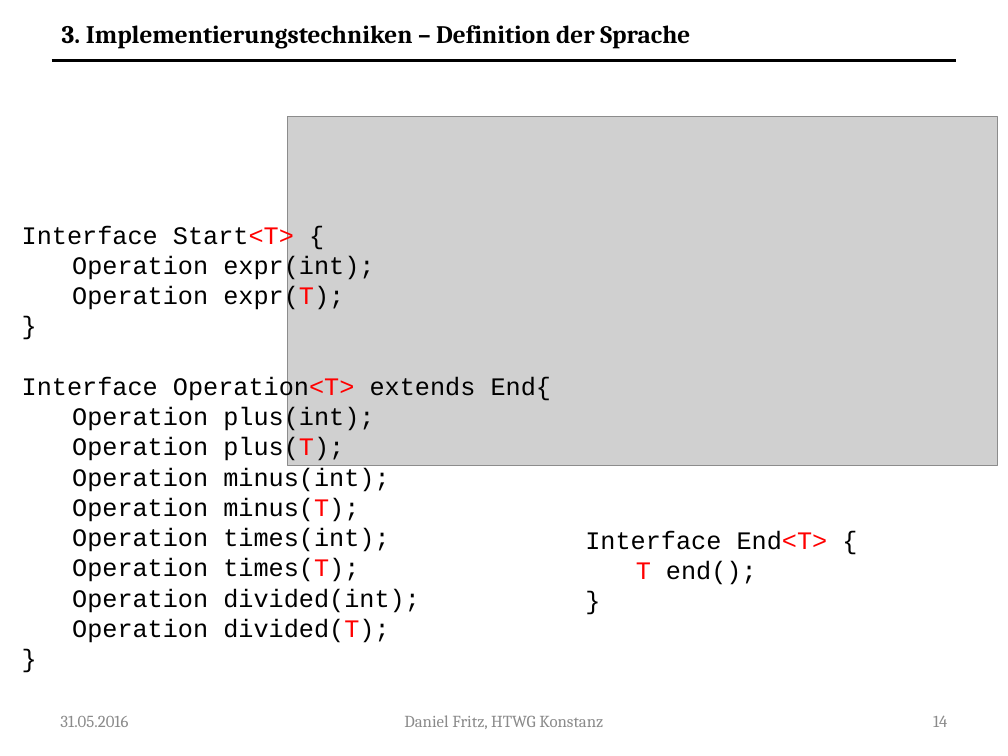
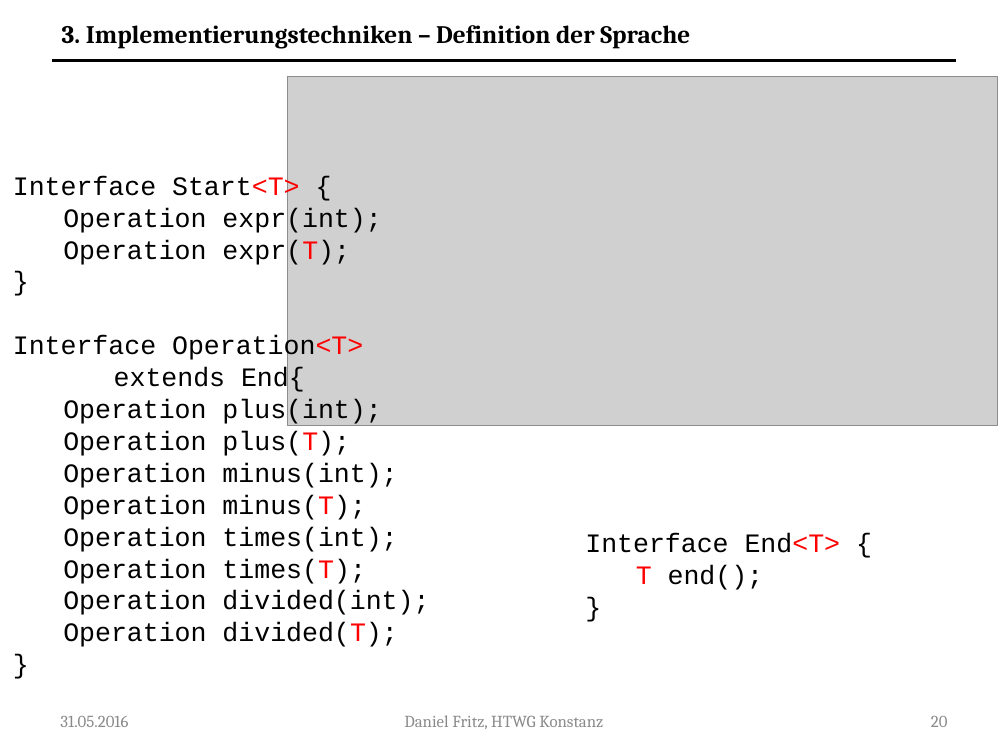
Before and after one commit to Guldenbart/MA, a slide deck: slide 20 of ppt/MA_neu.pptx (slide 14 before the commit). Drawn at 1008x756 pixels with LibreOffice and Linux fonts; fonts in the diff are those of the drawing; grey boxes stand for pictures. Boxes give left, top, right and bottom in pixels: in the first picture for what was removed or moved away, otherwise in the second. Text is boxed around its words. In the diff, an @@ line names an element or a change of style, - is before the commit and + after.

```diff
--- a/ppt/MA_neu.pptx
+++ b/ppt/MA_neu.pptx
@@ picture: place and size @@
-picture at (287,117,997,466)
+picture at (287,77,997,425)
@@ text "Interface Start<T> {": place and size @@
-text "Interface Start<T> {" at (22,225,551,643)
+text "Interface Start<T> {" at (13,176,429,647)
@@ text at (13,176,429,647): size 18 to 19 pt in "Interface Start<T> {", "Operation expr(int);", "Operation expr(T);", "}" and 9 more places @@
@@ text at (13,336,363,394): text changed; size 18 to 19 pt @@
-Interface Operation<T> extends End{
+Interface Operation<T>
+extends End{
@@ text "Interface End<T> {" at (585,533,841,590): size 18 to 19 pt @@
@@ page number at (931,716,948,727): text changed @@
-14
+20
```
Also in this commit, not shown: 25 other slides changed, 16 slides added, 1 other file.
